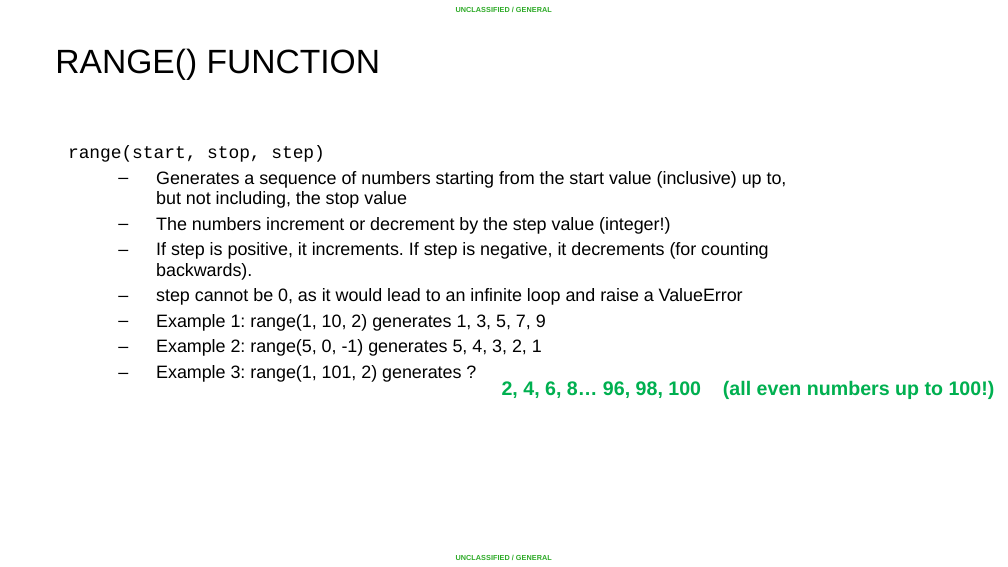
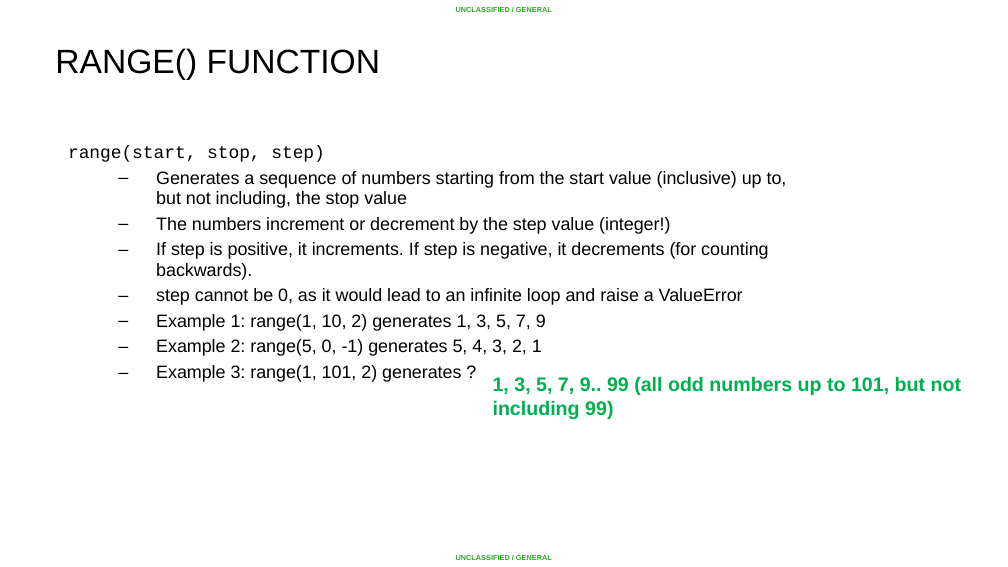
Before and after one commit to ginaavila07-ctrl/summer-course, a slide deck: slide 35 of Python/Lesson 02 - Conditionals and Control Structures/Lesson 02 - Conditional and Control Structures.pptx. Drawn at 1008x567 pixels with LibreOffice and Linux fonts; fonts in the diff are those of the drawing; background and template pictures are left out. Boxes give left, top, right and bottom in pixels: in the first picture for what was removed or moved away, otherwise in the second. Text is boxed around its words. In the diff, an @@ line names an element or a change of style, - is before the commit and + after.

```diff
--- a/Python/Lesson 02 - Conditionals and Control Structures/Lesson 02 - Conditional and Control Structures.pptx
+++ b/Python/Lesson 02 - Conditionals and Control Structures/Lesson 02 - Conditional and Control Structures.pptx
@@ text at <box>493,376,961,419</box>: text changed @@
-2, 4, 6, 8… 96, 98, 100 (all even numbers up to 100!)
+1, 3, 5, 7, 9.. 99 (all odd numbers up to 101, but not including 99)
```
Also in this commit, not shown: 3 other slides changed, 1 slide added, 1 slide removed, 10 other files.
